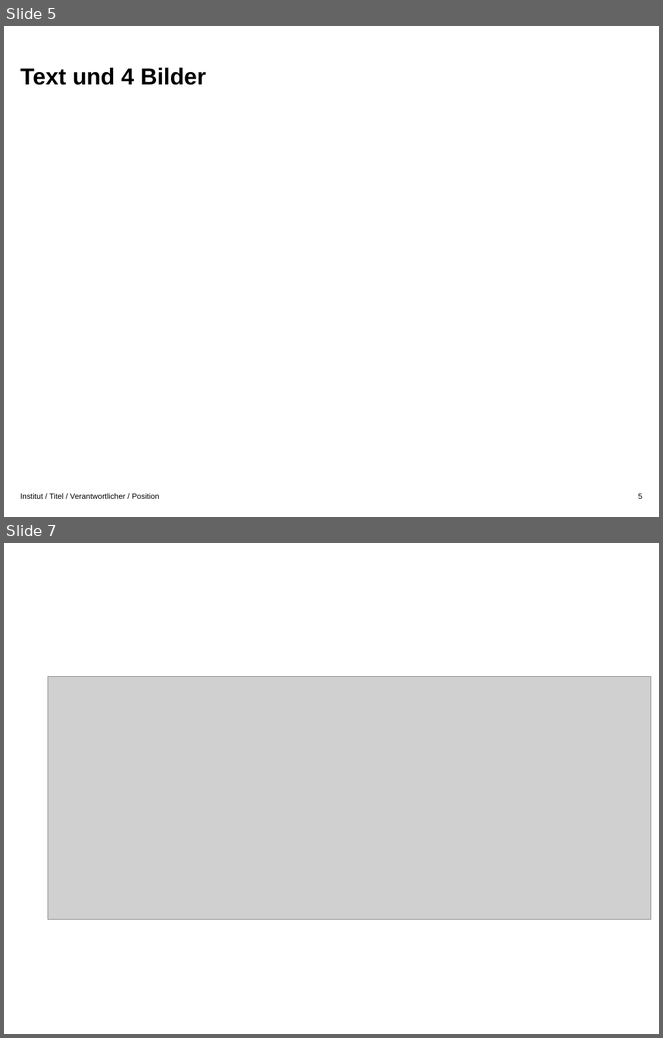
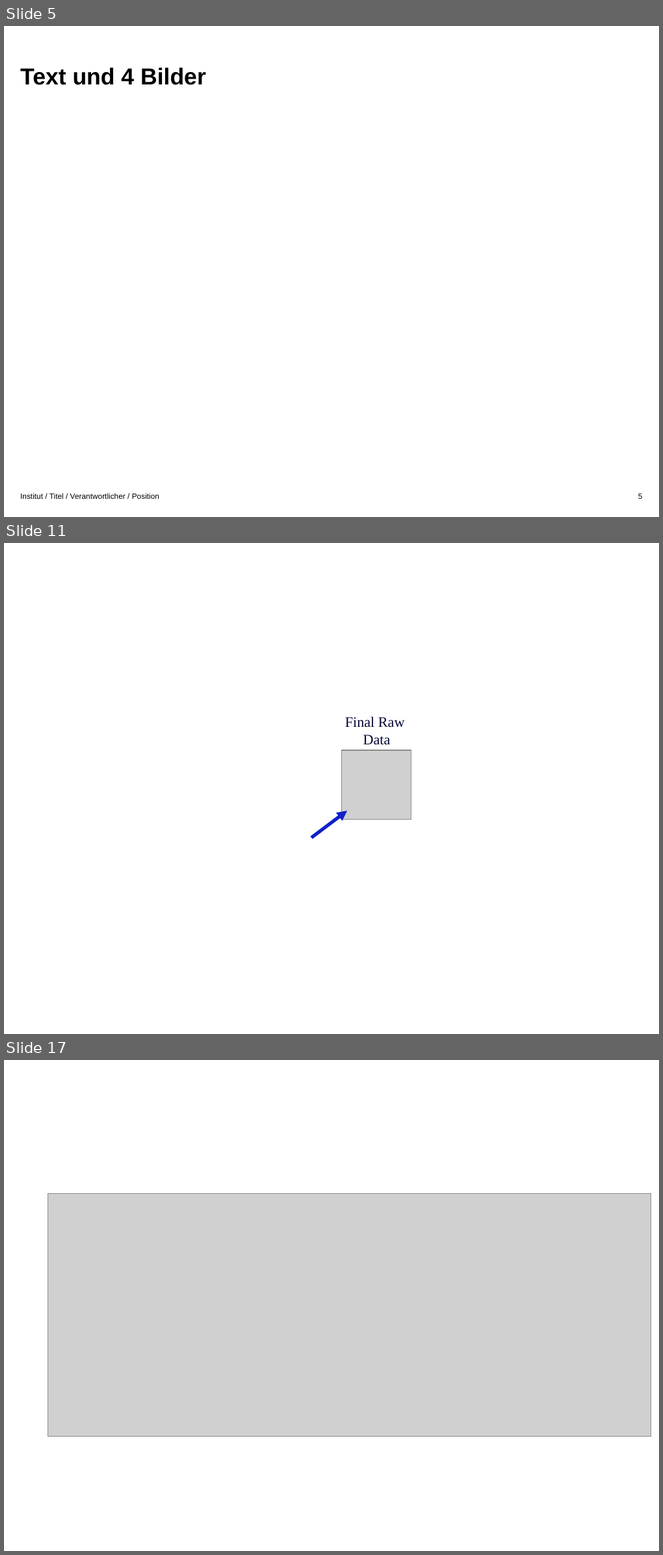
Before and after one commit to gsindlinger/IDSTA-Text-Miners, a slide deck: graphics.pptx. Shown one above the other, each under a label of ours: slides 5 and 7 before the commit, slides 5, 11 and 17 after it; the slides between them are not shown. The pictures are 663x1038 and 663x1555 pixels, drawn with LibreOffice and Linux fonts; fonts in the diff are those of the drawing; grey boxes stand for pictures; background and template pictures are left out. Boxes give left, top, right and bottom in pixels: in the first picture for what was removed or moved away, otherwise in the second. Text is boxed around its words. In the diff, an @@ line names an element or a change of style, - is before the commit and + after.

```diff
--- a/graphics.pptx
+++ b/graphics.pptx
@@ slide 11 added at [4,543,659,1034], background #FFFFFF @@
@@ text added at [345,717,405,745], 15 pt, text #040936 @@
+Final Raw
+Data
@@ picture added at [341,750,411,820] @@
@@ arrow added from (311, 837) to (347, 811), #0F21C7 3.5 pt @@
@@ what was slide 7 is now slide 17 @@
```
Also in this commit, not shown: 2 slides changed, 9 other slides added.
